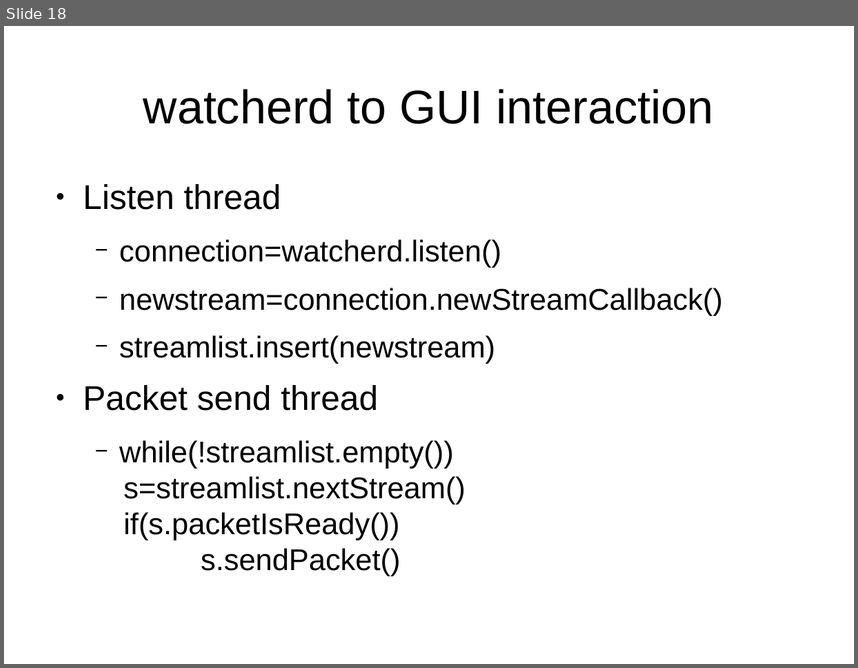
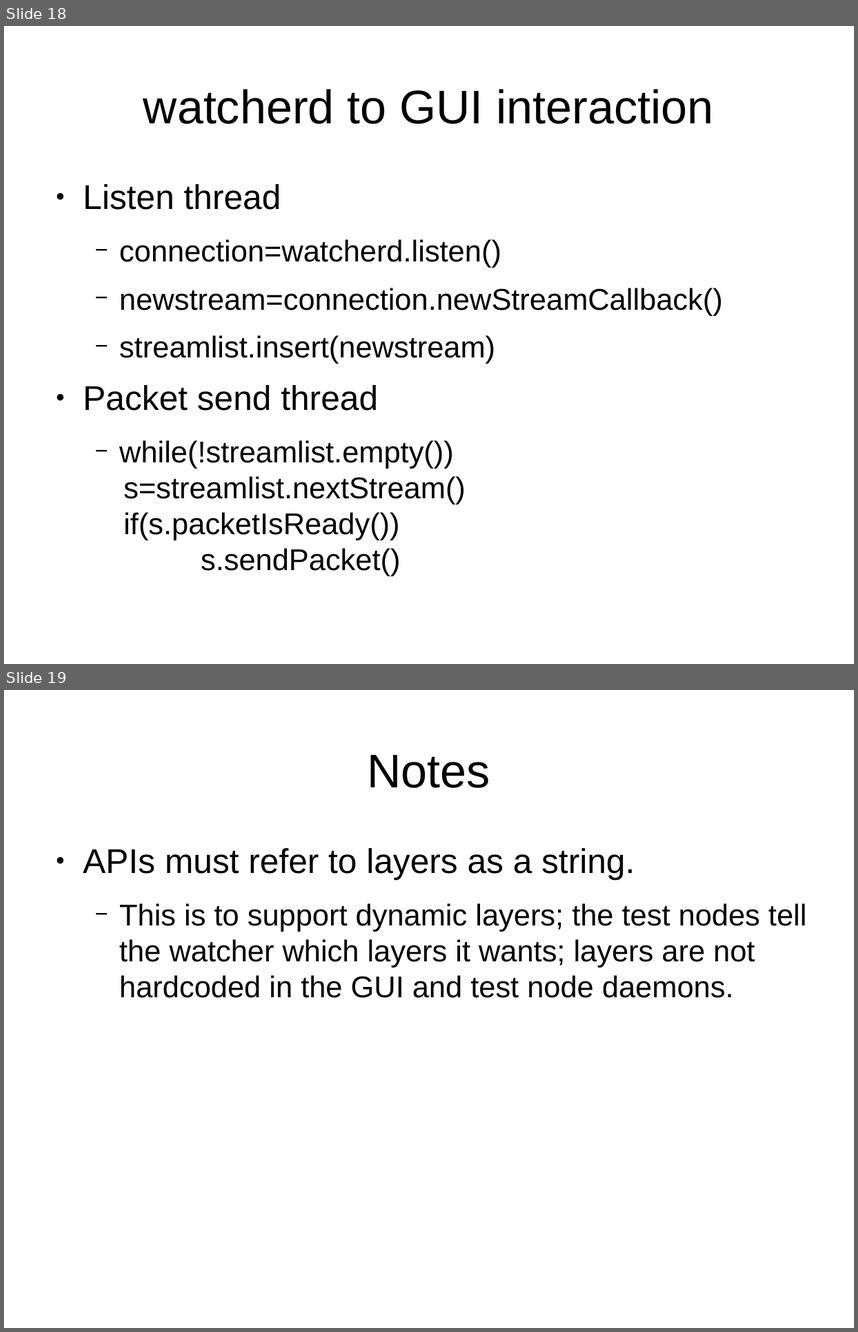
Before and after one commit to glawler/watcher-visualization, a slide deck: doc/WatcherArchitecture.odp. Shown one above the other, each under a label of ours: slide 18 before the commit, slides 18 and 19 after it. The pictures are 858x668 and 858x1332 pixels, drawn with LibreOffice and Linux fonts; fonts in the diff are those of the drawing. Boxes give left, top, right and bottom in pixels: in the first picture for what was removed or moved away, otherwise in the second. Text is boxed around its words. In the diff, an @@ line names an element or a change of style, - is before the commit and + after.

```diff
--- a/doc/WatcherArchitecture.odp
+++ b/doc/WatcherArchitecture.odp
@@ slide 19 added at bbox=[4, 690, 854, 1328], background #FFFFFF @@
@@ title added at bbox=[368, 755, 490, 788], 44 pt, text #000000 @@
+Notes
@@ text added at bbox=[83, 848, 806, 998], 28 pt, text #000000 @@
+● APIs must refer to layers as a string.
+  − This is to support dynamic layers; the test nodes tell the watcher which layers it wants; layers are not hardcoded in the GUI and test node daemons.
```
